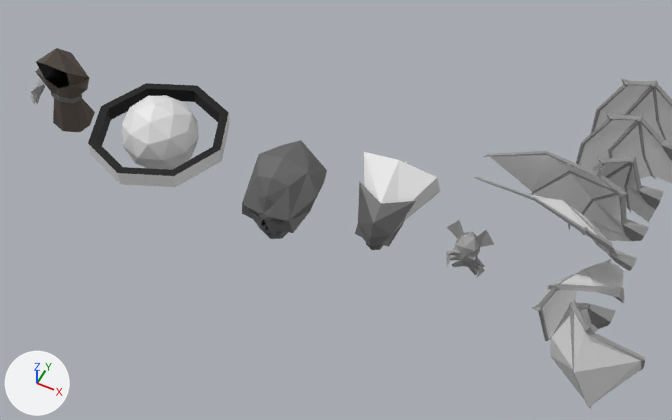
Renders of the Blender file Models/scene.blend from each side of a commit.
Both versions are drawn from a 50 mm camera at (-10.78, -13.38, 16.29) aimed at (-17.81, 0.69, -1.3). The axes (+X, +Y, +Z) are drawn at lower left. The lights are the same throughout.

Names of what the first picture shows: 'Enemy_Bat_Default', 'Enemy_Bat_Extended', 'Enemy_Bat_Flap_End', 'Enemy_Bat_Hug', 'Enemy_Bat_Idle', 'Enemy_Bat_Wing', 'Enemy_Eye_Ring', 'Enemy_Necromancer_Body', 'Enemy_Skull_0', 'Enemy_Skull_Fire', 'Enemy_Skull_Old_0', 'Icosphere'.
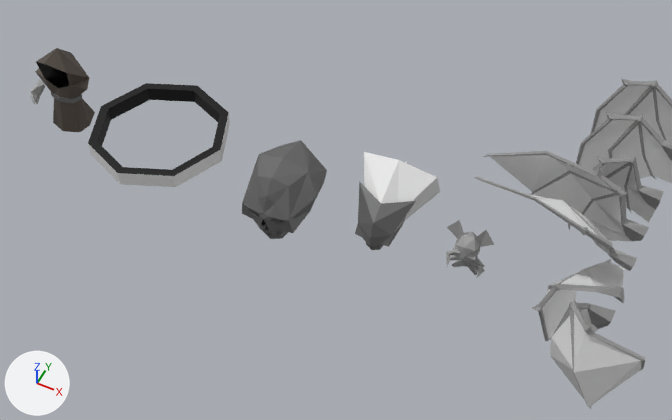
Location of each change, (x1, y1, x2, y2) in pixels of the pictures (672 x 420 px):
'Icosphere', deleted
    before: (122, 96, 199, 170)

The change, as a list of edits to the scene's bpy script:
```text
Remove ob_icosphere:
    ob_icosphere = bpy.data.objects.new('Icosphere', me_icosphere_002)
    ob_icosphere.location = (-22.43, 0.0, 0.0)
    ob_icosphere.scale = (0.992, 0.992, 0.992)
```
